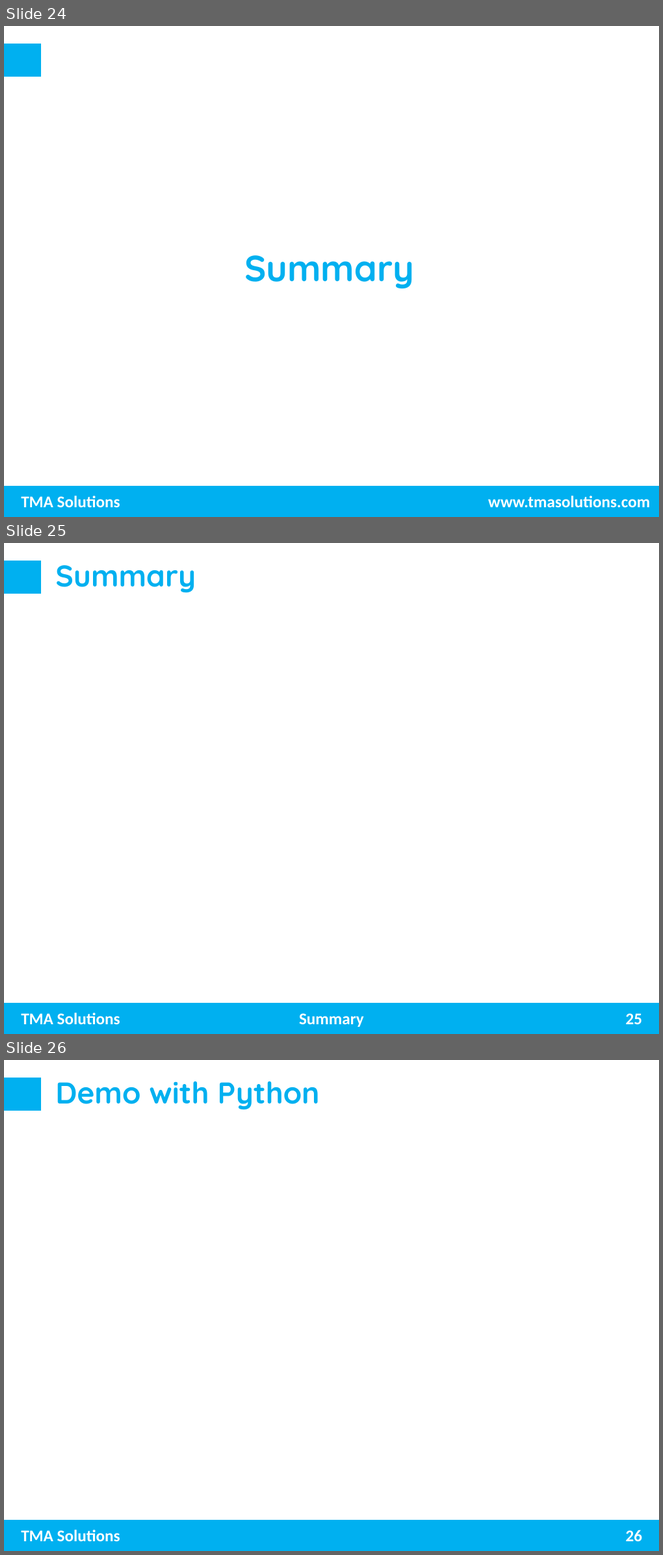
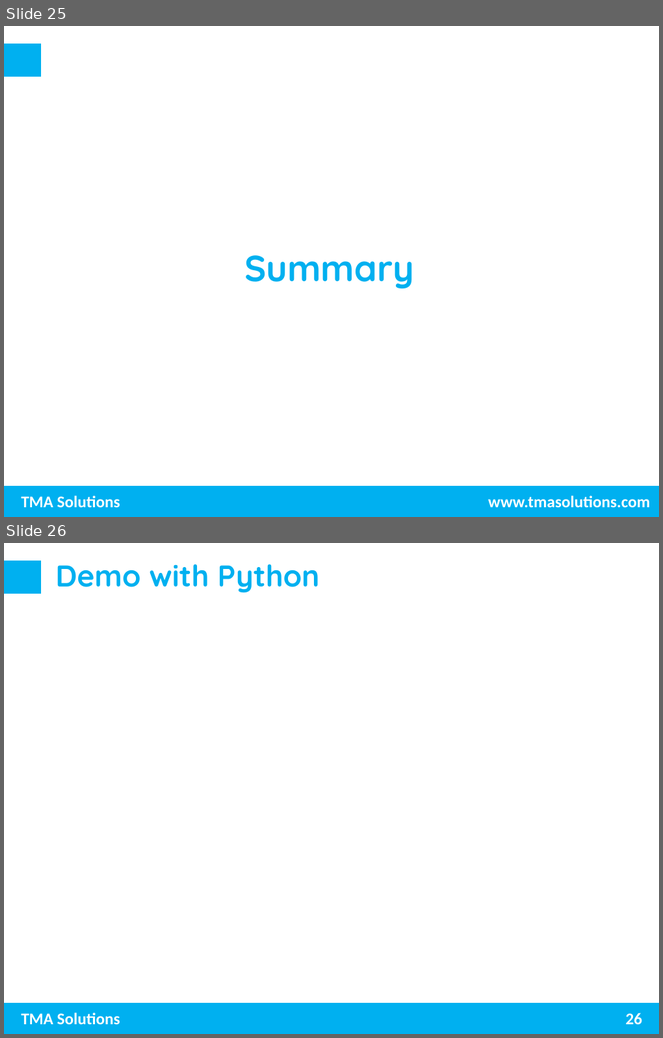
Before and after one commit to trungnghia2009/MachineLearning, a slide deck: Naive Bayes.pptx. Shown one above the other, each under a label of ours: slides 24, 25 and 26 before the commit, slides 25 and 26 after it. The pictures are 663x1555 and 663x1038 pixels, drawn with LibreOffice and Linux fonts; fonts in the diff are those of the drawing; background and template pictures are left out. Boxes give left, top, right and bottom in pixels: in the first picture for what was removed or moved away, otherwise in the second. Text is boxed around its words. In the diff, an @@ line names an element or a change of style, - is before the commit and + after.

```diff
--- a/Naive Bayes.pptx
+++ b/Naive Bayes.pptx
@@ slide 25 removed at box(4, 543, 659, 1034), background #FFFFFF; not listed: 3 template elements that a slide beside it also shows @@
@@ title removed at box(55, 565, 196, 593) @@
-Summary
@@ text removed at box(299, 1014, 364, 1027) @@
-Summary
@@ page number removed at box(626, 1014, 643, 1025) @@
-25
@@ what was slide 24 is now slide 25 @@
```
Also in this commit, not shown: 4 slides changed, 1 slide added.
